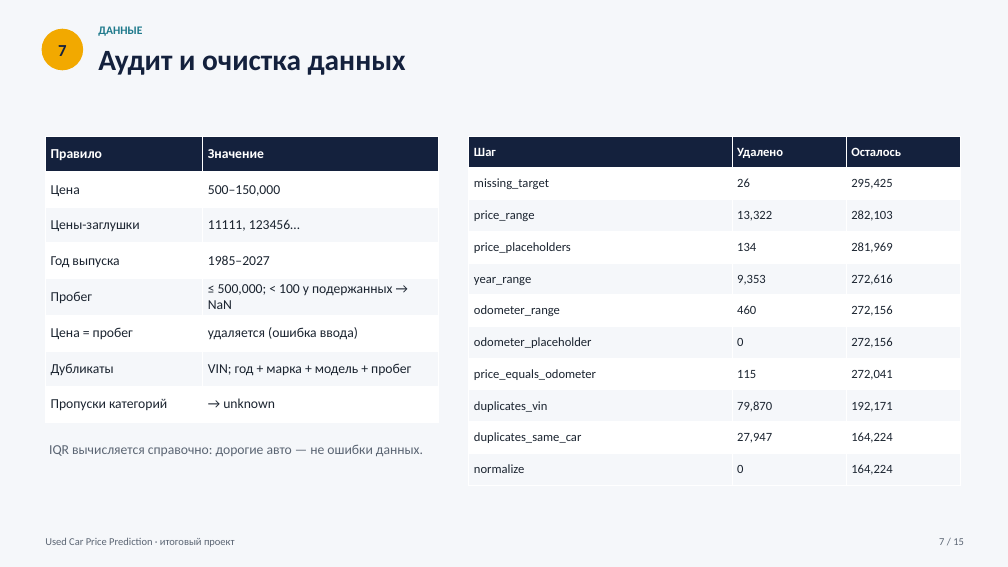
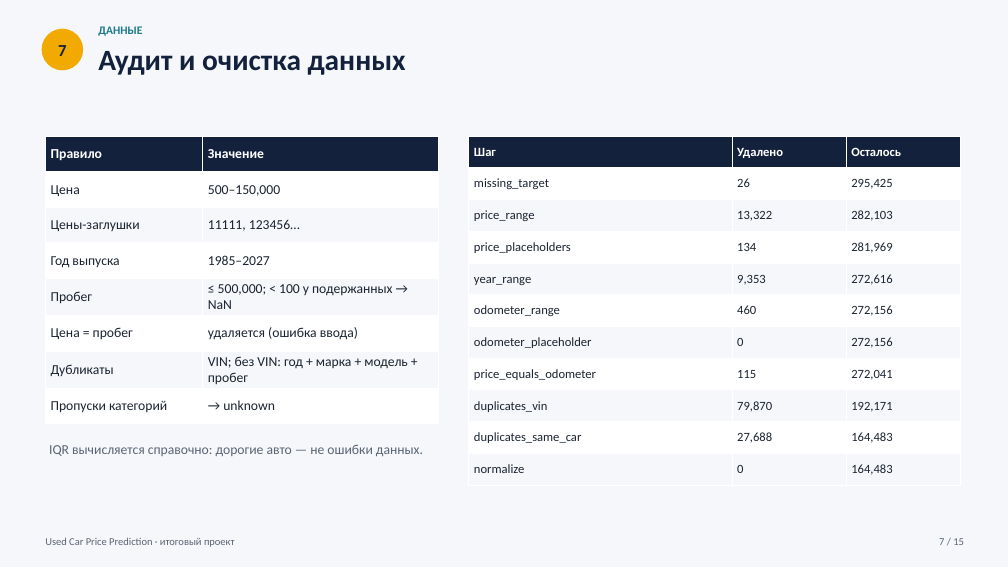
Before and after one commit to abylayy/used-car-price, a slide deck: slide 7 of presentation/Used_Car_Price_Prediction.pptx. Drawn at 1008x567 pixels with LibreOffice and Linux fonts; fonts in the diff are those of the drawing. Boxes give left, top, right and bottom in pixels: in the first picture for what was removed or moved away, otherwise in the second. Text is boxed around its words. In the diff, an @@ line names an element or a change of style, - is before the commit and + after.

```diff
--- a/presentation/Used_Car_Price_Prediction.pptx
+++ b/presentation/Used_Car_Price_Prediction.pptx
@@ table at (45,136,439,420) @@
-row 7, column 2: VIN; год + марка + модель + пробег
+row 7, column 2: VIN; без VIN: год + марка + модель + пробег
@@ table at (469,136,960,485) @@
-row 10, column 2: 27,947
+row 10, column 2: 27,688
-row 10, column 3: 164,224
+row 10, column 3: 164,483
-row 11, column 3: 164,224
+row 11, column 3: 164,483
```
Also in this commit, not shown: 6 other slides changed, 48 other files.
